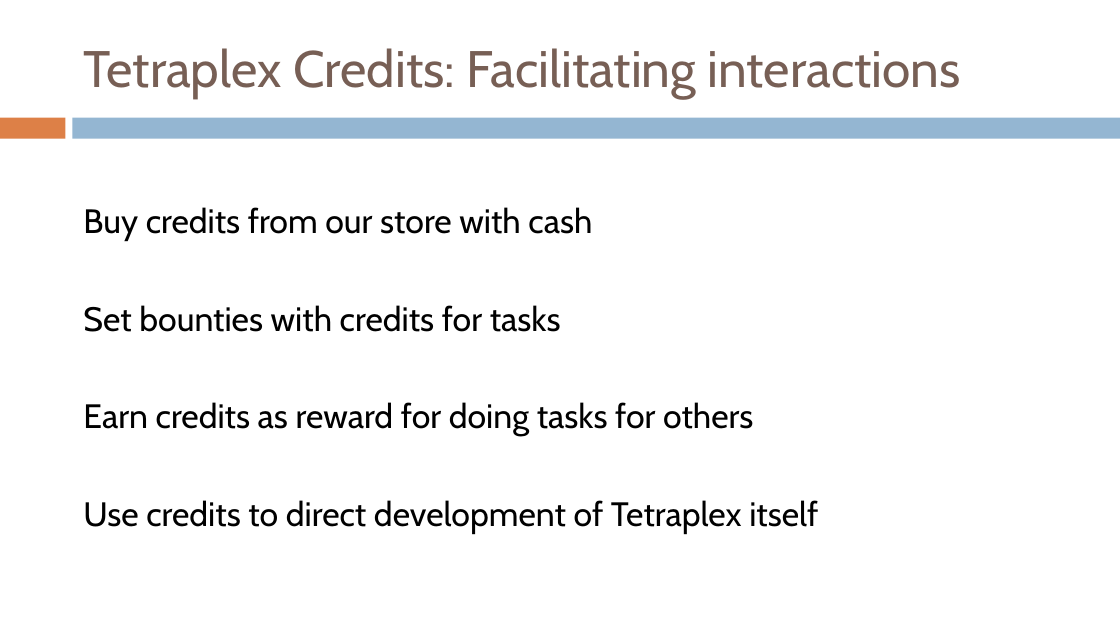
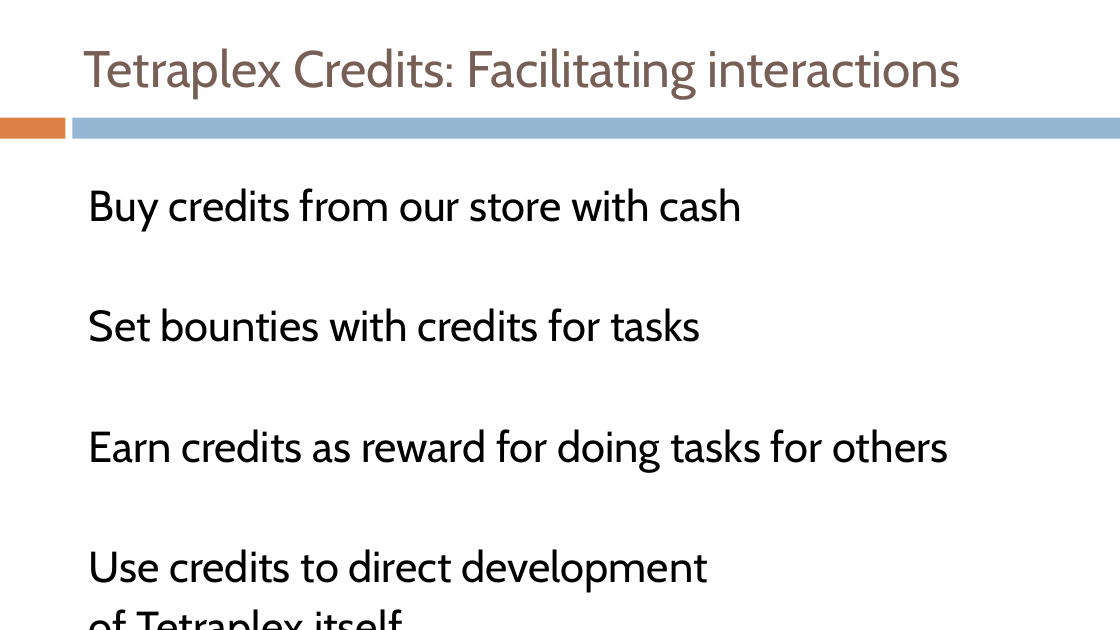
Before and after one commit to TetraPlex-org/central, a slide deck: slide 10 of TetraPlex deck 0.51.pptx. Drawn at 1120x630 pixels with LibreOffice and Linux fonts; fonts in the diff are those of the drawing. Boxes give left, top, right and bottom in pixels: in the first picture for what was removed or moved away, otherwise in the second. Text is boxed around its words. In the diff, an @@ line names an element or a change of style, - is before the commit and + after.

Commit message:
Add files via upload
larger font

```diff
--- a/TetraPlex deck 0.51.pptx
+++ b/TetraPlex deck 0.51.pptx
@@ text "Buy credits from our store ..." moved from (x1=83, y1=207, x2=818, y2=534) to (x1=89, y1=188, x2=948, y2=593) @@
@@ text at (x1=89, y1=188, x2=948, y2=472): size 29 to 37.2 pt in "Buy credits from our store with cash", "Set bounties with credits for tasks", "Earn credits as reward for doing tasks ..." @@
@@ text at (x1=89, y1=549, x2=708, y2=593): text changed; size 29 to 37.2 pt @@
-Use credits to direct development of Tetraplex itself
+Use credits to direct development
+of Tetraplex itself
```
Also in this commit, not shown: 10 other slides changed.
